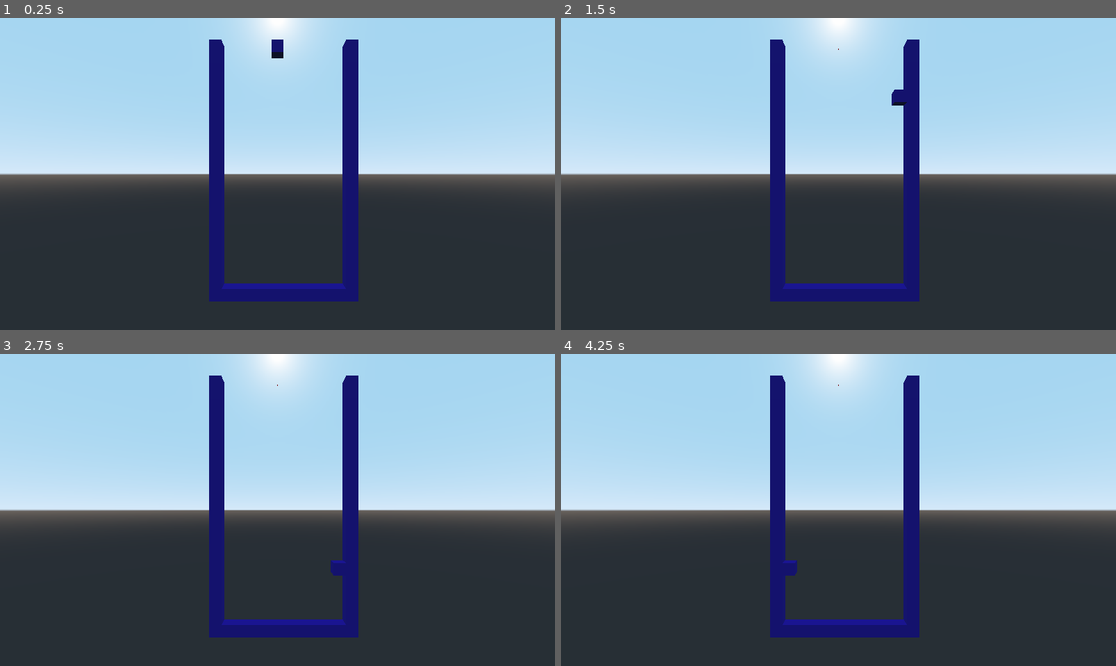
Above: before the commit, frames 1-4 (two rows, left to right).
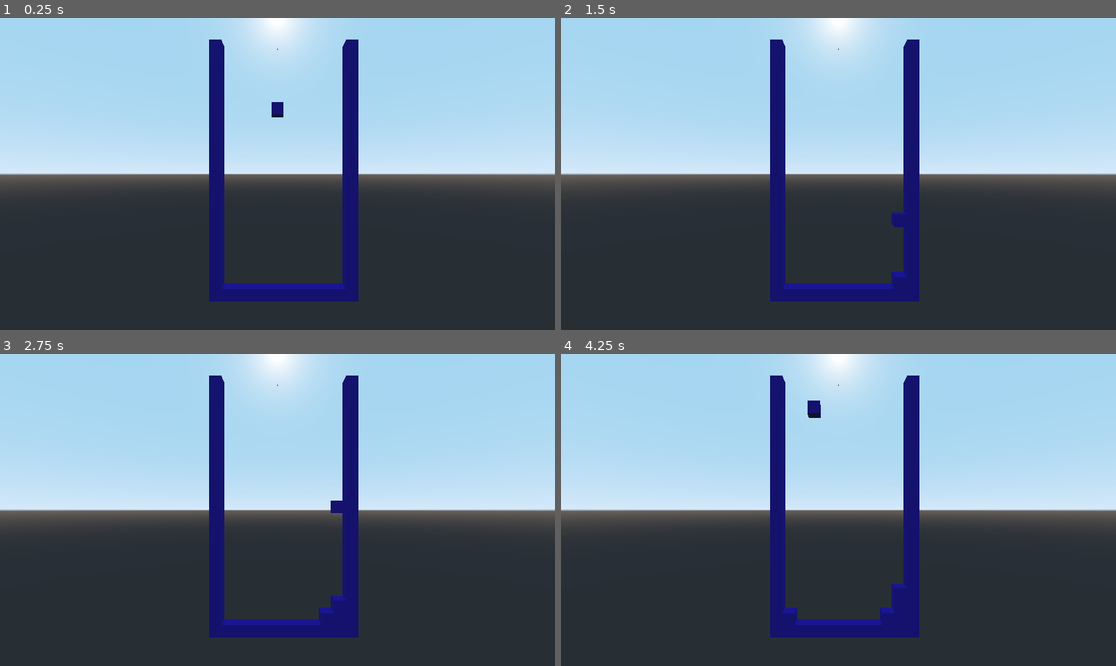
Above: after the commit, the same moments.

Repository: RichTeaMan/godot-tetris
Game: Godot game, scene res://Main.tscn
Two runs of this game, one before a commit and one after it. Both use one fixed random seed, a clock stepped at 60 frames per second and the inputs below.
Inputs:
- Up to frame 1 (0.25 s): no input
- Up to frame 2 (1.5 s): hold D (right) 0.53-1.28 s; hold S (down) from 1.28 s (still down)
- Up to frame 3 (2.75 s): release S (down) at 2.03 s; hold D (right) from 2.03 s (still down)
- Up to frame 4 (4.25 s): release D (right) at 3.53 s; hold A (left) from 3.53 s (still down)

The runs differ from the first frame. In frame 1, 0.2% of the frame differs, in the area x 48-52%, y 6-32%; in frame 2, 0.3%; in frame 3, 0.5%; in frame 4, 0.8%, in the area x 39-63%, y 14-87%.

Commit message:
Added block spawning.

Diff:
--- a/Main.gd
+++ b/Main.gd
@@ -15,7 +15,9 @@
 func _ready():
 
 	create_guards()
+	spawn_block()
 
+func spawn_block():
 	var basic_block = basic_block_scene.instance()
 
 	# get a random location
@@ -55,8 +57,13 @@
 
 
 func _on_Timer_timeout():
-	#current_block.move_and_collide(Vector3(0, -1, 0))
 	pressed = false
+	# check down and respawn if bottomed
+	if current_block.move_and_collide(Vector3.DOWN, true, true, true):
+		# hit something, do a respawn
+		spawn_block()
+	else:
+		current_block.move_and_collide(Vector3.DOWN)
 
 func _physics_process(delta):
 	var direction = Vector3.ZERO
@@ -68,9 +75,6 @@
 	if Input.is_action_pressed("down"):
 		direction.y -= 1
 
-	if !pressed && direction != Vector3.ZERO:
-		var result = current_block.move_and_collide(direction, true, true, true)
-		print(result)
-		if !result:
-			current_block.move_and_collide(direction)
-			pressed = true
+	if !pressed && direction != Vector3.ZERO && !current_block.move_and_collide(direction, true, true, true):
+		current_block.move_and_collide(direction)
+		pressed = true
